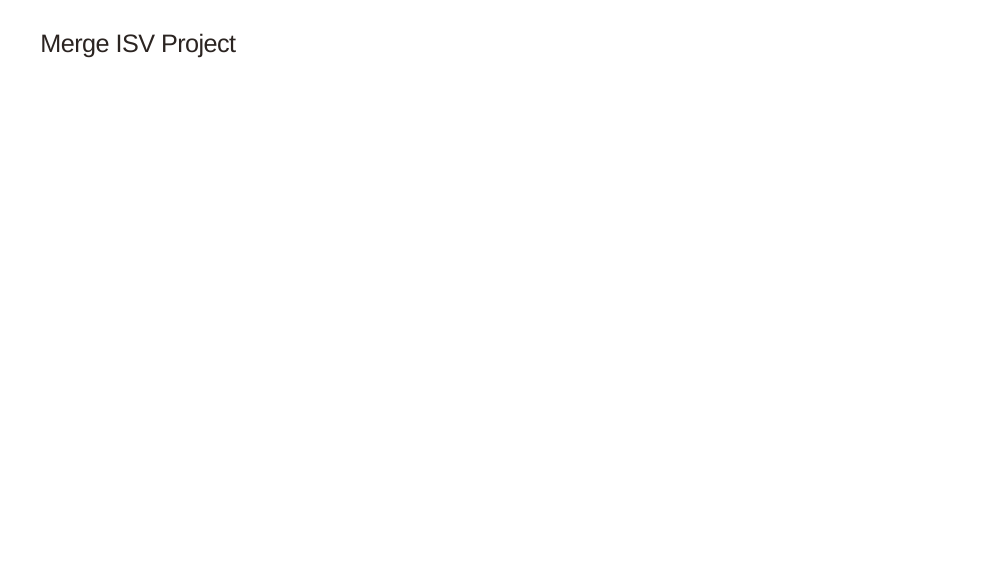
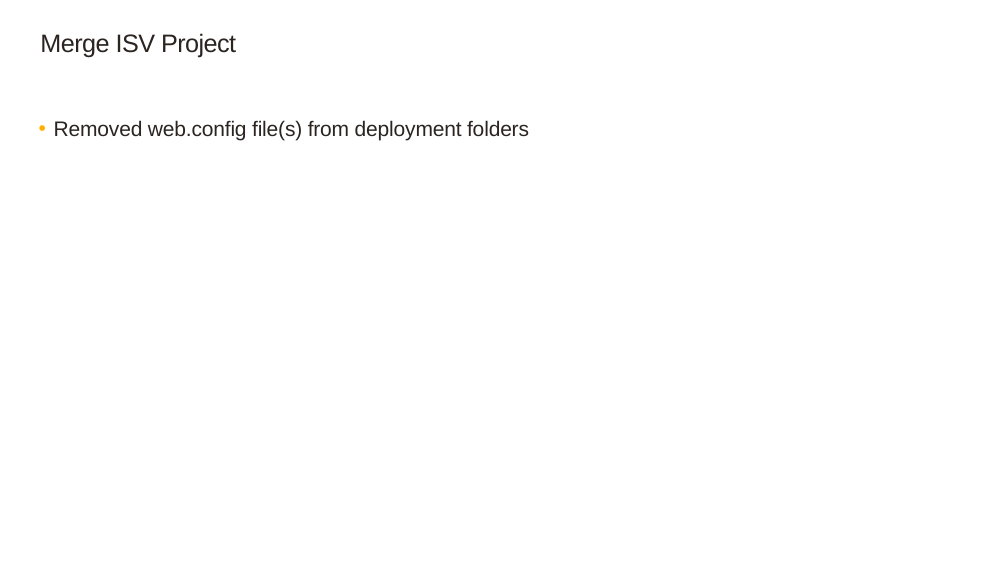
Before and after one commit to SageNADev/Sage300-SDK, a slide deck: slide 9 of docs/presentations/Sage300SDK_20191WebSDKOverview.pptx. Drawn at 1008x567 pixels with LibreOffice and Linux fonts; fonts in the diff are those of the drawing; background and template pictures are left out. Boxes give left, top, right and bottom in pixels: in the first picture for what was removed or moved away, otherwise in the second. Text is boxed around its words. In the diff, an @@ line names an element or a change of style, - is before the commit and + after.

```diff
--- a/docs/presentations/Sage300SDK_20191WebSDKOverview.pptx
+++ b/docs/presentations/Sage300SDK_20191WebSDKOverview.pptx
@@ text added at box(54, 120, 529, 141), 20 pt, text #2B2421 @@
+  • Removed web.config file(s) from deployment folders
```
Also in this commit, not shown: 8 other slides changed.
